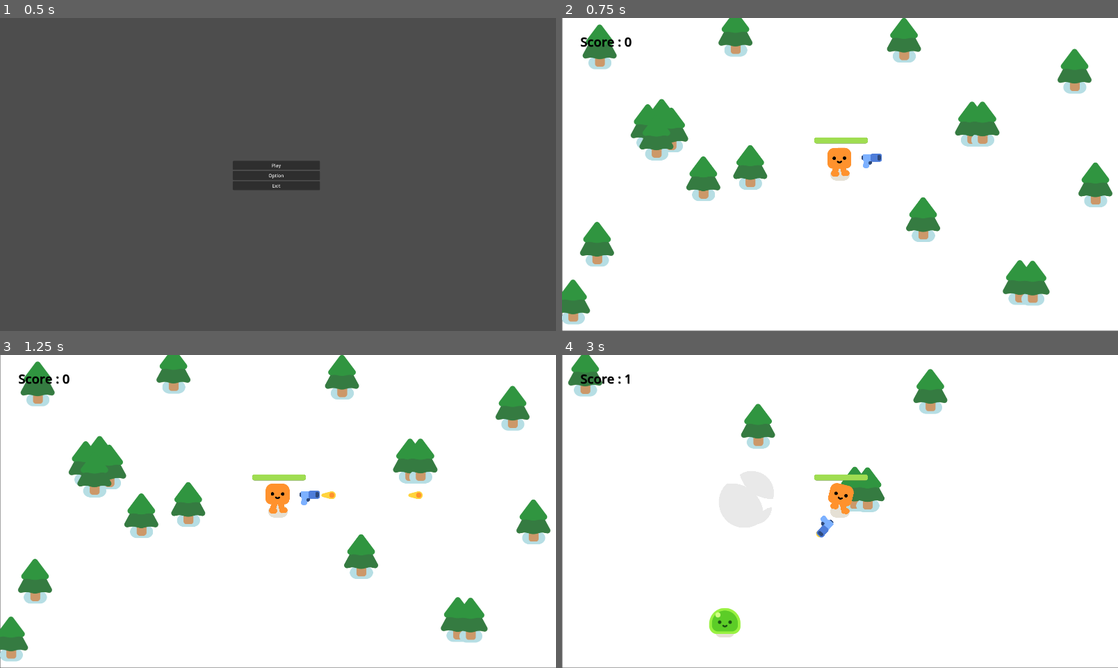
Above: before the commit, frames 1-4 (two rows, left to right).
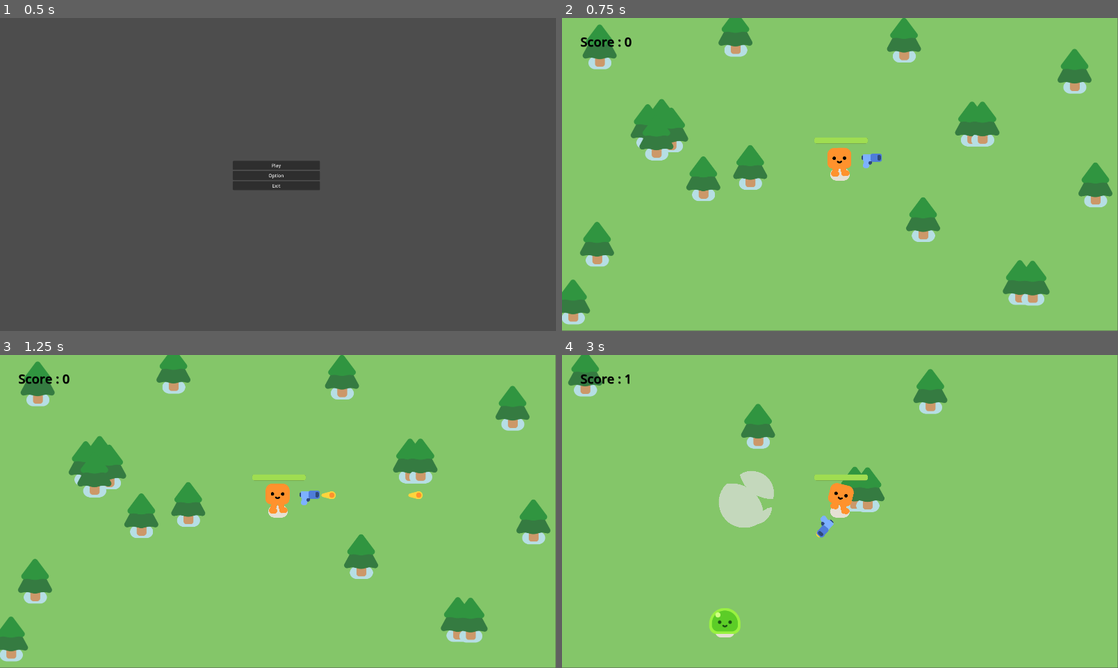
Above: after the commit, the same moments.

Repository: yogku/SlimeShooter
Game: Godot game, scene res://Main_Menu.tscn
Same seed, same stepped clock (60 frames per second), same inputs: the game is played once before the commit and once after it.
Inputs:
- Up to frame 1 (0.5 s): no input
- Up to frame 2 (0.75 s): click "Play" at 0.5 s
- Up to frame 3 (1.25 s): no input
- Up to frame 4 (3 s): tap Enter at 1.25 s; hold D (move_right) 1.28-2.03 s; hold S (move_down) 2.03-2.78 s; hold D (move_right) from 2.78 s (still down)

Frame 1 is identical in both runs. In frame 2, 91% of the frame differs, in the area x 0-100%, y 0-100%; in frame 3, 91%; in frame 4, 97%.

Commit message:
added new texture pack

Diff:
--- a/option_menu.gd
+++ b/option_menu.gd
@@ -25,5 +25,3 @@
 		option_menu.set_process(false)
 		var pause_menu_margin = $"../MarginContainer"
 		pause_menu_margin.visible = true
-
-	#option_menu_back_pressed.emit()
--- a/survivors_game.tscn
+++ b/survivors_game.tscn
@@ -1,10 +1,11 @@
-[gd_scene load_steps=8 format=3 uid="uid://bd8o75hwlumup"]
+[gd_scene load_steps=9 format=3 uid="uid://bd8o75hwlumup"]
 
 [ext_resource type="Script" path="res://survivors_game.gd" id="1_3y2w6"]
 [ext_resource type="PackedScene" uid="uid://dshkrfp4605au" path="res://player.tscn" id="1_6pu47"]
 [ext_resource type="PackedScene" uid="uid://b8wxrfuvflodh" path="res://pause_menu.tscn" id="2_3yeu4"]
 [ext_resource type="PackedScene" uid="uid://c7qy38g8jwibj" path="res://game_over.tscn" id="2_b1oli"]
 [ext_resource type="PackedScene" uid="uid://dsosputlwcaid" path="res://pine_tree.tscn" id="2_rfx00"]
+[ext_resource type="Texture2D" uid="uid://cnbsg0rhr6njn" path="res://Textures/kenney_tiny-town/Tiles/tile_0000.png" id="2_sccfu"]
 [ext_resource type="Script" path="res://score_lable.gd" id="2_vyuek"]
 
 [sub_resource type="Curve2D" id="Curve2D_6l21h"]
@@ -24,9 +25,16 @@
 layer = -20
 
 [node name="ColorRect" type="ColorRect" parent="BackGroundCanvasLayer"]
+visible = false
 offset_left = 1.0
 offset_right = 1920.0
 offset_bottom = 1079.0
+metadata/_edit_use_anchors_ = true
+
+[node name="background" type="TextureRect" parent="BackGroundCanvasLayer"]
+offset_right = 1919.0
+offset_bottom = 1079.0
+texture = ExtResource("2_sccfu")
 metadata/_edit_use_anchors_ = true
 
 [node name="Player" parent="." instance=ExtResource("1_6pu47")]
Not shown, added: Textures/kenney_tiny-town/License.txt
Binary file added: Textures/kenney_tiny-town/Preview.png
Not shown, added: Textures/kenney_tiny-town/Preview.png.import
Binary file added: Textures/kenney_tiny-town/Sample.png
Not shown, added: Textures/kenney_tiny-town/Sample.png.import
Binary file added: Textures/kenney_tiny-town/Tilemap/tilemap.png
Not shown, added: Textures/kenney_tiny-town/Tilemap/tilemap.png.import
Binary file added: Textures/kenney_tiny-town/Tilemap/tilemap_packed.png
Not shown, added: Textures/kenney_tiny-town/Tilemap/tilemap_packed.png.import
Binary file added: Textures/kenney_tiny-town/Tiles/tile_0000.png
Not shown, added: Textures/kenney_tiny-town/Tiles/tile_0000.png.import
Binary file added: Textures/kenney_tiny-town/Tiles/tile_0001.png
(and 265 more such lines)
